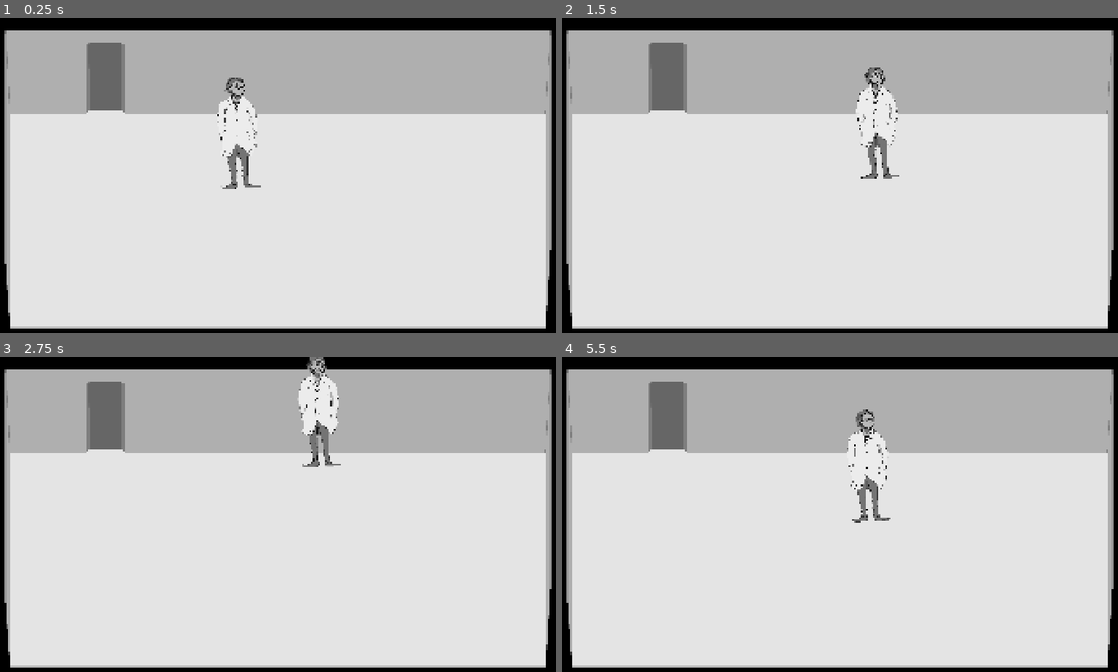
Above: before the commit, frames 1-4 (two rows, left to right).
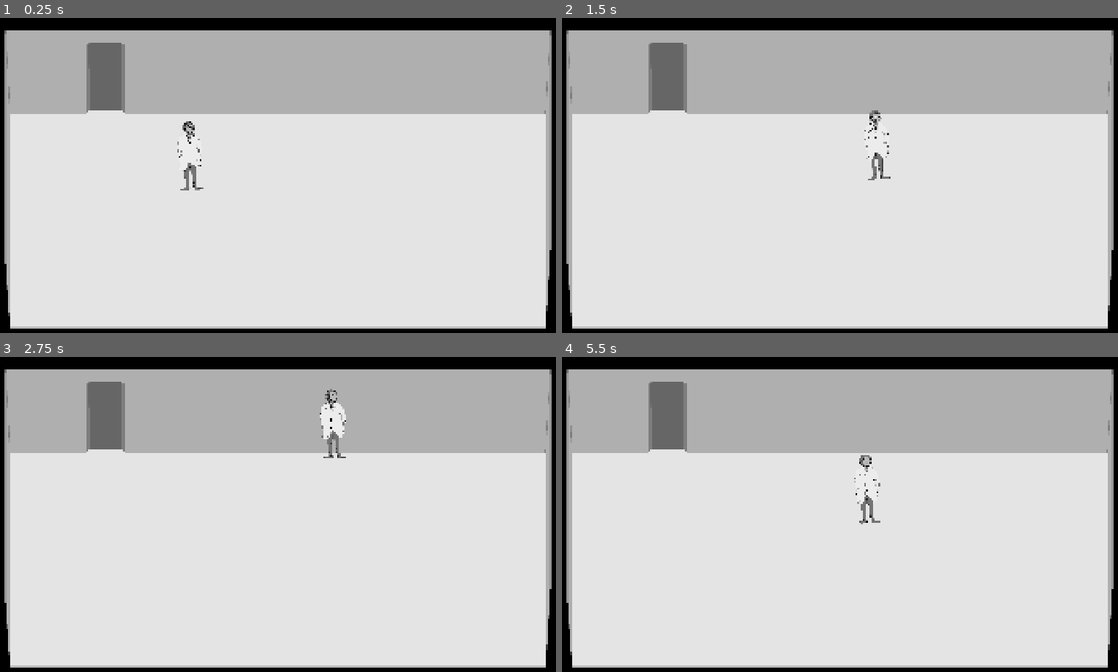
Above: after the commit, the same moments.

Repository: Kurdayy/The-Cure
Game: Godot game, scene res://Scenes/main_scene.tscn
The game is run twice, just before and just after one commit, with the same random seed, the same clock (stepped at 60 frames per second) and the same inputs.
Inputs (mouse positions are in pixels of both pictures, inside the frame that each line leads up to):
- Up to frame 1 (0.25 s): no input
- Up to frame 2 (1.5 s): tap Enter at 0.5 s; move the mouse to (967, 166) at 0.52 s; hold Right mouse button (move) 0.53-1.28 s; move the mouse to (723, 197) at 1.27 s; click (723, 197) at 1.35 s
- Up to frame 3 (2.75 s): right-click (161, 536) at 1.55 s; move the mouse to (333, 448) at 2.02 s; hold Right mouse button (move) from 2.03 s (still down)
- Up to frame 4 (5.5 s): move the mouse to (812, 586) at 2.77 s; release Right mouse button (move) at 2.78 s; right-click (812, 586) at 2.85 s; move the mouse to (1012, 571) at 3.52 s; hold Right mouse button (move) 3.53-4.28 s; click (1012, 571) at 3.6 s; move the mouse to (667, 470) at 4.27 s; right-click (667, 470) at 4.35 s; move the mouse to (867, 520) at 5.02 s; hold Right mouse button (move) from 5.03 s (still down)

The runs differ from the first frame. In frame 1, 1.1% of the frame differs, in the area x 31-47%, y 18-55%; in frame 2, 1.1%; in frame 3, 1.6%, in the area x 53-63%, y 0-35%; in frame 4, 1.1%.

Commit message:
new standard for room backgrounds
300px high walls
walls must be in shot to avoid sprite dissappearing

Diff:
--- a/Scenes/main_scene.tscn
+++ b/Scenes/main_scene.tscn
@@ -1,9 +1,11 @@
-[gd_scene load_steps=5 format=3 uid="uid://blwp2648a4fwc"]
+[gd_scene load_steps=7 format=3 uid="uid://blwp2648a4fwc"]
 
-[ext_resource type="PackedScene" uid="uid://cf1bivsj66gws" path="res://Scenes/room_lab.tscn" id="1_6l7je"]
-[ext_resource type="Script" uid="uid://buv72kqfwuu4e" path="res://Scenes/room_manager.gd" id="1_jv6wh"]
+[ext_resource type="PackedScene" uid="uid://cf1bivsj66gws" path="res://Scenes/rooms/room_lab.tscn" id="1_6l7je"]
+[ext_resource type="Script" uid="uid://buv72kqfwuu4e" path="res://Scripts/room_manager.gd" id="1_jv6wh"]
 [ext_resource type="PackedScene" uid="uid://cqvo88tdxlx2e" path="res://Scenes/player_character.tscn" id="2_jv6wh"]
-[ext_resource type="PackedScene" uid="uid://42eydgsaydvi" path="res://Scenes/room_hall.tscn" id="3_x6ack"]
+[ext_resource type="PackedScene" uid="uid://hdfv4uqe4353" path="res://Scenes/rooms/room_b_hall0.tscn" id="6_maf8m"]
+[ext_resource type="PackedScene" uid="uid://dc77jk1r7smmd" path="res://Scenes/rooms/room_b_hall1.tscn" id="7_huasi"]
+[ext_resource type="PackedScene" uid="uid://cthlmpw10bjwp" path="res://Scenes/rooms/room_b_mng.tscn" id="8_m1efj"]
 
 [node name="MainScene" type="Node2D"]
 
@@ -12,12 +14,19 @@
 current_room = NodePath("room_lab")
 
 [node name="room_lab" parent="RoomManager" instance=ExtResource("1_6l7je")]
+position = Vector2(-1920, 1080)
 
-[node name="room_hall" parent="RoomManager" instance=ExtResource("3_x6ack")]
+[node name="room_b_hall0" parent="RoomManager" instance=ExtResource("6_maf8m")]
+position = Vector2(-1920, -1080)
+
+[node name="room_b_hall1" parent="RoomManager" instance=ExtResource("7_huasi")]
 position = Vector2(0, -1080)
 
+[node name="room_b_mng" parent="RoomManager" instance=ExtResource("8_m1efj")]
+position = Vector2(-3840, -1080)
+
 [node name="player_character" parent="." instance=ExtResource("2_jv6wh")]
-position = Vector2(832, 560)
+position = Vector2(-1248, 1640)
 
 [node name="MainCamera" type="Camera2D" parent="."]
 anchor_mode = 0
--- a/Scenes/node_2d.gd
+++ /dev/null
@@ -1 +0,0 @@
-extends Node2D
--- a/Scenes/player_character.tscn
+++ b/Scenes/player_character.tscn
@@ -1,6 +1,6 @@
 [gd_scene load_steps=4 format=3 uid="uid://cqvo88tdxlx2e"]
 
-[ext_resource type="Script" uid="uid://8x102dugaoac" path="res://Scenes/player_character.gd" id="1_cmdk4"]
+[ext_resource type="Script" uid="uid://8x102dugaoac" path="res://Scripts/player_character.gd" id="1_cmdk4"]
 [ext_resource type="Texture2D" uid="uid://dmxlj40tgueml" path="res://Sprites/test_char_png.png" id="2_o0f8b"]
 
 [sub_resource type="CapsuleShape2D" id="CapsuleShape2D_y23vu"]
@@ -10,11 +10,11 @@
 [node name="player_character" type="CharacterBody2D"]
 scale = Vector2(0.435547, 0.435547)
 script = ExtResource("1_cmdk4")
-movement_speed = 500.0
+movement_speed = 800.0
 
 [node name="TestCharPng" type="Sprite2D" parent="."]
-position = Vector2(-238.78, -918.385)
-scale = Vector2(1.86547, 1.86547)
+position = Vector2(-146.942, -551.031)
+scale = Vector2(1.14798, 1.14798)
 texture = ExtResource("2_o0f8b")
 centered = false
 
--- a/Scenes/room_hall.tscn
+++ /dev/null
@@ -1,42 +0,0 @@
-[gd_scene load_steps=5 format=3 uid="uid://42eydgsaydvi"]
-
-[ext_resource type="Script" uid="uid://c1mx7iv3y3lcp" path="res://Scenes/room.gd" id="1_j3ohm"]
-[ext_resource type="Texture2D" uid="uid://bpdc1rsn1b5kt" path="res://Backgrounds/test_background_hall.png" id="1_y6013"]
-[ext_resource type="Script" uid="uid://durtuac7kceol" path="res://Scenes/room_transition.gd" id="2_j3ohm"]
-
-[sub_resource type="NavigationPolygon" id="NavigationPolygon_oq0nc"]
-vertices = PackedVector2Array(1426, 530, 1426, 498, 1590, 498, 1590, 530, 1910, 530, 1910, 990, 10, 990, 510, 530, 10, 530, 338, 530, 510, 498, 338, 498)
-polygons = Array[PackedInt32Array]([PackedInt32Array(0, 1, 2, 3), PackedInt32Array(3, 4, 5, 6), PackedInt32Array(0, 3, 6), PackedInt32Array(7, 0, 6), PackedInt32Array(6, 8, 9), PackedInt32Array(7, 6, 9, 10), PackedInt32Array(10, 9, 11)])
-outlines = Array[PackedVector2Array]([PackedVector2Array(0, 520, 0, 1000, 1920, 1000, 1920, 520, 1600, 520, 1600, 488, 1416, 488, 1416, 520, 520, 520, 520, 488, 328, 488, 328, 520)])
-
-[node name="room_lab" type="Node2D"]
-script = ExtResource("1_j3ohm")
-metadata/_custom_type_script = "uid://c1mx7iv3y3lcp"
-
-[node name="background" type="Sprite2D" parent="."]
-texture = ExtResource("1_y6013")
-centered = false
-
-[node name="room_nav" type="NavigationRegion2D" parent="."]
-navigation_polygon = SubResource("NavigationPolygon_oq0nc")
-
-[node name="transitions" type="Node2D" parent="."]
-
-[node name="t0" type="Area2D" parent="transitions"]
-position = Vector2(424, 560)
-script = ExtResource("2_j3ohm")
-
-[node name="transition_area" type="CollisionPolygon2D" parent="transitions/t0"]
-position = Vector2(-88, -96)
-polygon = PackedVector2Array(0, 0, 176, 0, 176, 32, 0, 32)
-
-[node name="t1" type="Area2D" parent="transitions"]
-position = Vector2(1504, 544)
-script = ExtResource("2_j3ohm")
-
-[node name="transition_area" type="CollisionPolygon2D" parent="transitions/t1"]
-position = Vector2(-80, -80)
-polygon = PackedVector2Array(0, 0, 176, 0, 176, 32, 0, 32)
-
-[connection signal="body_entered" from="transitions/t0" to="transitions/t0" method="_on_body_entered"]
-[connection signal="body_entered" from="transitions/t1" to="transitions/t1" method="_on_body_entered"]
--- /dev/null
+++ b/Scenes/rooms/room_a_hall0.tscn
@@ -0,0 +1,71 @@
+[gd_scene load_steps=5 format=3 uid="uid://08lhk2uvv4jx"]
+
+[ext_resource type="Script" uid="uid://c1mx7iv3y3lcp" path="res://Scripts/room.gd" id="1_wensy"]
+[ext_resource type="Texture2D" uid="uid://chpq21b6cgcf0" path="res://Backgrounds/bg_a_hall0.png" id="2_w3fhh"]
+[ext_resource type="Script" uid="uid://durtuac7kceol" path="res://Scripts/room_transition.gd" id="3_pkwl5"]
+
+[sub_resource type="NavigationPolygon" id="NavigationPolygon_oq0nc"]
+vertices = PackedVector2Array(1378, 506, 1378, 474, 1510, 474, 1510, 506, 1406, 838, 1910, 506, 1910, 838, 1406, 886, 1282, 886, 1282, 838, 662, 506, 98, 838, 98, 726, 10, 726, 10, 586, 98, 586, 522, 506, 98, 506, 662, 474, 522, 474)
+polygons = Array[PackedInt32Array]([PackedInt32Array(0, 1, 2, 3, 4), PackedInt32Array(3, 5, 6, 4), PackedInt32Array(4, 7, 8, 9, 0), PackedInt32Array(10, 0, 9, 11, 12), PackedInt32Array(12, 13, 14, 15), PackedInt32Array(10, 12, 15, 16), PackedInt32Array(15, 17, 16), PackedInt32Array(18, 10, 16, 19)])
+outlines = Array[PackedVector2Array]([PackedVector2Array(88, 496, 88, 576, 0, 576, 0, 736, 88, 736, 88, 848, 1272, 848, 1272, 896, 1416, 896, 1416, 848, 1920, 848, 1920, 496, 1520, 496, 1520, 464, 1368, 464, 1368, 496, 672, 496, 672, 464, 512, 464, 512, 496)])
+
+[node name="room_a_hall0" type="Node2D"]
+script = ExtResource("1_wensy")
+metadata/_custom_type_script = "uid://c1mx7iv3y3lcp"
+
+[node name="background" type="Sprite2D" parent="."]
+texture = ExtResource("2_w3fhh")
+centered = false
+
+[node name="room_nav" type="NavigationRegion2D" parent="."]
+navigation_polygon = SubResource("NavigationPolygon_oq0nc")
+
+[node name="transitions" type="Node2D" parent="."]
+
+[node name="t0" type="Area2D" parent="transitions"]
+position = Vector2(592, 536)
+script = ExtResource("3_pkwl5")
+
+[node name="transition_area" type="CollisionPolygon2D" parent="transitions/t0"]
+position = Vector2(-88, -96)
+polygon = PackedVector2Array(0, 0, 176, 0, 176, 32, 0, 32)
+
+[node name="t1" type="Area2D" parent="transitions"]
+position = Vector2(1440, 520)
+script = ExtResource("3_pkwl5")
+
+[node name="transition_area" type="CollisionPolygon2D" parent="transitions/t1"]
+position = Vector2(-80, -80)
+polygon = PackedVector2Array(0, 0, 168, 0, 168, 32, 0, 32)
+
+[node name="t2" type="Area2D" parent="transitions"]
+position = Vector2(96, 664)
+script = ExtResource("3_pkwl5")
+room_to = "room_a_mng"
+
+[node name="transition_area" type="CollisionPolygon2D" parent="transitions/t2"]
+position = Vector2(-72, 32)
+polygon = PackedVector2Array(-24, -112, 8, -112, 8, 32, -24, 32)
+
+[node name="t3" type="Area2D" parent="transitions"]
+position = Vector2(1816, 680)
+script = ExtResource("3_pkwl5")
+room_to = "room_a_hall1"
+
+[node name="transition_area" type="CollisionPolygon2D" parent="transitions/t3"]
+position = Vector2(96, 56)
+polygon = PackedVector2Array(-24, -240, 8, -240, 8, 112, -24, 112)
+
+[node name="t4" type="Area2D" parent="transitions"]
+position = Vector2(1344, 768)
+script = ExtResource("3_pkwl5")
+
+[node name="transition_area" type="CollisionPolygon2D" parent="transitions/t4"]
+position = Vector2(-72, 32)
+polygon = PackedVector2Array(-24, 72, 168, 72, 168, 96, -24, 96)
+
+[connection signal="body_entered" from="transitions/t0" to="transitions/t0" method="_on_body_entered"]
+[connection signal="body_entered" from="transitions/t1" to="transitions/t1" method="_on_body_entered"]
+[connection signal="body_entered" from="transitions/t2" to="transitions/t2" method="_on_body_entered"]
+[connection signal="body_entered" from="transitions/t3" to="transitions/t3" method="_on_body_entered"]
+[connection signal="body_entered" from="transitions/t4" to="transitions/t4" method="_on_body_entered"]
--- /dev/null
+++ b/Scenes/rooms/room_a_hall1.tscn
@@ -0,0 +1,44 @@
+[gd_scene load_steps=5 format=3 uid="uid://cisfwd6hmr8yf"]
+
+[ext_resource type="Script" uid="uid://c1mx7iv3y3lcp" path="res://Scripts/room.gd" id="1_wensy"]
+[ext_resource type="Texture2D" uid="uid://bqqr7lof4ytdq" path="res://Backgrounds/bg_a_hall1_alt.png" id="2_wensy"]
+[ext_resource type="Script" uid="uid://durtuac7kceol" path="res://Scripts/room_transition.gd" id="3_pkwl5"]
+
+[sub_resource type="NavigationPolygon" id="NavigationPolygon_oq0nc"]
+vertices = PackedVector2Array(1326, 506, 1662, 506, 1662, 562, 1710, 562, 1710, 790, 1662, 790, 1662, 838, 10, 838, 10, 506, 698, 506, 1326, 194, 698, 194)
+polygons = Array[PackedInt32Array]([PackedInt32Array(0, 1, 2), PackedInt32Array(2, 3, 4, 5), PackedInt32Array(5, 6, 7, 8, 9), PackedInt32Array(2, 5, 9, 0), PackedInt32Array(10, 0, 9, 11)])
+outlines = Array[PackedVector2Array]([PackedVector2Array(0, 496, 0, 848, 1672, 848, 1672, 800, 1720, 800, 1720, 552, 1672, 552, 1672, 496, 1336, 496, 1336, 184, 688, 184, 688, 496)])
+
+[node name="room_a_hall1" type="Node2D"]
+script = ExtResource("1_wensy")
+metadata/_custom_type_script = "uid://c1mx7iv3y3lcp"
+
+[node name="background" type="Sprite2D" parent="."]
+texture = ExtResource("2_wensy")
+centered = false
+
+[node name="room_nav" type="NavigationRegion2D" parent="."]
+navigation_polygon = SubResource("NavigationPolygon_oq0nc")
+
+[node name="transitions" type="Node2D" parent="."]
+
+[node name="t0" type="Area2D" parent="transitions"]
+position = Vector2(88, 672)
+script = ExtResource("3_pkwl5")
+room_to = "room_a_hall0"
+point_to_id = 3
+
+[node name="transition_area" type="CollisionPolygon2D" parent="transitions/t0"]
+position = Vector2(-88, -96)
+polygon = PackedVector2Array(0, -80, 24, -80, 24, 272, 0, 272)
+
+[node name="t1" type="Area2D" parent="transitions"]
+position = Vector2(1632, 680)
+script = ExtResource("3_pkwl5")
+
+[node name="transition_area" type="CollisionPolygon2D" parent="transitions/t1"]
+position = Vector2(-80, -80)
+polygon = PackedVector2Array(152, -48, 168, -48, 168, 200, 152, 200)
+
+[connection signal="body_entered" from="transitions/t0" to="transitions/t0" method="_on_body_entered"]
+[connection signal="body_entered" from="transitions/t1" to="transitions/t1" method="_on_body_entered"]
--- /dev/null
+++ b/Scenes/rooms/room_a_mng.tscn
@@ -0,0 +1,35 @@
+[gd_scene load_steps=5 format=3 uid="uid://bqd4n15y2hlj6"]
+
+[ext_resource type="Script" uid="uid://c1mx7iv3y3lcp" path="res://Scripts/room.gd" id="1_s3jsu"]
+[ext_resource type="Texture2D" uid="uid://d2jlr87ay7657" path="res://Backgrounds/bg_a_mng_alt.png" id="2_s3jsu"]
+[ext_resource type="Script" uid="uid://durtuac7kceol" path="res://Scripts/room_transition.gd" id="3_vytcw"]
+
+[sub_resource type="NavigationPolygon" id="NavigationPolygon_oq0nc"]
+vertices = PackedVector2Array(1374, 666, 1470, 666, 1470, 814, 1374, 814, 1374, 1014, 554, 1014, 554, 506, 1374, 506)
+polygons = Array[PackedInt32Array]([PackedInt32Array(0, 1, 2, 3), PackedInt32Array(3, 4, 5, 6), PackedInt32Array(0, 3, 6), PackedInt32Array(7, 0, 6)])
+outlines = Array[PackedVector2Array]([PackedVector2Array(544, 496, 544, 1024, 1384, 1024, 1384, 824, 1480, 824, 1480, 656, 1384, 656, 1384, 496)])
+
+[node name="room_a_mng" type="Node2D"]
+script = ExtResource("1_s3jsu")
+metadata/_custom_type_script = "uid://c1mx7iv3y3lcp"
+
+[node name="background" type="Sprite2D" parent="."]
+texture = ExtResource("2_s3jsu")
+centered = false
+
+[node name="room_nav" type="NavigationRegion2D" parent="."]
+navigation_polygon = SubResource("NavigationPolygon_oq0nc")
+
+[node name="transitions" type="Node2D" parent="."]
+
+[node name="t0" type="Area2D" parent="transitions"]
+position = Vector2(1400, 672)
+script = ExtResource("3_vytcw")
+room_to = "room_a_hall0"
+point_to_id = 2
+
+[node name="transition_area" type="CollisionPolygon2D" parent="transitions/t0"]
+position = Vector2(-88, -24)
+polygon = PackedVector2Array(136, 8, 168, 8, 168, 176, 136, 176)
+
+[connection signal="body_entered" from="transitions/t0" to="transitions/t0" method="_on_body_entered"]
--- /dev/null
+++ b/Scenes/rooms/room_b_hall0.tscn
@@ -0,0 +1,71 @@
+[gd_scene load_steps=5 format=3 uid="uid://hdfv4uqe4353"]
+
+[ext_resource type="Script" uid="uid://c1mx7iv3y3lcp" path="res://Scripts/room.gd" id="1_qyikc"]
+[ext_resource type="Texture2D" uid="uid://bs8umcl1h2337" path="res://Backgrounds/bg_b_hall0.png" id="2_p15v1"]
+[ext_resource type="Script" uid="uid://durtuac7kceol" path="res://Scripts/room_transition.gd" id="3_t7jnl"]
+
+[sub_resource type="NavigationPolygon" id="NavigationPolygon_oq0nc"]
+vertices = PackedVector2Array(1130, 877.922, 98, 885.922, 98, 806, 670, 626, 1450, 626, 1450, 602, 1526, 602, 1526, 626, 1910, 626, 1910, 878, 1198, 878, 1198, 910, 1130, 910, 10, 806, 10, 698, 98, 698, 602, 626, 98, 626, 670, 602, 602, 602)
+polygons = Array[PackedInt32Array]([PackedInt32Array(0, 1, 2, 3), PackedInt32Array(4, 5, 6, 7), PackedInt32Array(7, 8, 9, 10), PackedInt32Array(4, 7, 10), PackedInt32Array(3, 4, 10, 0), PackedInt32Array(10, 11, 12, 0), PackedInt32Array(2, 13, 14, 15), PackedInt32Array(3, 2, 15, 16), PackedInt32Array(15, 17, 16), PackedInt32Array(18, 3, 16, 19)])
+outlines = Array[PackedVector2Array]([PackedVector2Array(88, 616, 88, 688, 0, 688, 0, 816, 88, 816, 88, 896, 1120, 888, 1120, 920, 1208, 920, 1208, 888, 1920, 888, 1920, 616, 1536, 616, 1536, 592, 1440, 592, 1440, 616, 680, 616, 680, 592, 592, 592, 592, 616)])
+
+[node name="room_b_hall0" type="Node2D"]
+script = ExtResource("1_qyikc")
+metadata/_custom_type_script = "uid://c1mx7iv3y3lcp"
+
+[node name="background" type="Sprite2D" parent="."]
+texture = ExtResource("2_p15v1")
+centered = false
+
+[node name="room_nav" type="NavigationRegion2D" parent="."]
+navigation_polygon = SubResource("NavigationPolygon_oq0nc")
+
+[node name="transitions" type="Node2D" parent="."]
+
+[node name="t0" type="Area2D" parent="transitions"]
+position = Vector2(640, 664)
+script = ExtResource("3_t7jnl")
+
+[node name="transition_area" type="CollisionPolygon2D" parent="transitions/t0"]
+position = Vector2(-88, -96)
+polygon = PackedVector2Array(0, 0, 176, 0, 176, 32, 0, 32)
+
+[node name="t1" type="Area2D" parent="transitions"]
+position = Vector2(1488, 648)
+script = ExtResource("3_t7jnl")
+
+[node name="transition_area" type="CollisionPolygon2D" parent="transitions/t1"]
+position = Vector2(-80, -80)
+polygon = PackedVector2Array(0, 0, 168, 0, 168, 32, 0, 32)
+
+[node name="t2" type="Area2D" parent="transitions"]
+position = Vector2(96, 760)
+script = ExtResource("3_t7jnl")
+room_to = "room_b_mng"
+
+[node name="transition_area" type="CollisionPolygon2D" parent="transitions/t2"]
+position = Vector2(-72, 32)
+polygon = PackedVector2Array(-24, -112, 8, -112, 8, 32, -24, 32)
+
+[node name="t3" type="Area2D" parent="transitions"]
+position = Vector2(1816, 744)
+script = ExtResource("3_t7jnl")
+room_to = "room_b_hall1"
+
+[node name="transition_area" type="CollisionPolygon2D" parent="transitions/t3"]
+position = Vector2(96, 56)
+polygon = PackedVector2Array(-24, -240, 8, -240, 8, 112, -24, 112)
+
+[node name="t4" type="Area2D" parent="transitions"]
+position = Vector2(1168, 808)
+script = ExtResource("3_t7jnl")
+
+[node name="transition_area" type="CollisionPolygon2D" parent="transitions/t4"]
+position = Vector2(-72, 32)
+polygon = PackedVector2Array(-24, 72, 168, 72, 168, 96, -24, 96)
+
+[connection signal="body_entered" from="transitions/t0" to="transitions/t0" method="_on_body_entered"]
+[connection signal="body_entered" from="transitions/t1" to="transitions/t1" method="_on_body_entered"]
+[connection signal="body_entered" from="transitions/t2" to="transitions/t2" method="_on_body_entered"]
+[connection signal="body_entered" from="transitions/t3" to="transitions/t3" method="_on_body_entered"]
+[connection signal="body_entered" from="transitions/t4" to="transitions/t4" method="_on_body_entered"]
--- /dev/null
+++ b/Scenes/rooms/room_b_hall1.tscn
@@ -0,0 +1,44 @@
+[gd_scene load_steps=5 format=3 uid="uid://dc77jk1r7smmd"]
+
+[ext_resource type="Script" uid="uid://c1mx7iv3y3lcp" path="res://Scripts/room.gd" id="1_ext8b"]
+[ext_resource type="Texture2D" uid="uid://b8mdjmxxfxeep" path="res://Backgrounds/bg_b_hall1.png" id="2_rkbla"]
+[ext_resource type="Script" uid="uid://durtuac7kceol" path="res://Scripts/room_transition.gd" id="3_oo1m4"]
+
+[sub_resource type="NavigationPolygon" id="NavigationPolygon_oq0nc"]
+vertices = PackedVector2Array(870, 626, 1566, 626, 1566, 650, 1654, 650, 1654, 854, 1566, 854, 1566, 878, 10, 878, 10, 626, 626, 626, 870, 330, 626, 330)
+polygons = Array[PackedInt32Array]([PackedInt32Array(0, 1, 2), PackedInt32Array(2, 3, 4, 5), PackedInt32Array(5, 6, 7, 8, 9), PackedInt32Array(2, 5, 9, 0), PackedInt32Array(10, 0, 9, 11)])
+outlines = Array[PackedVector2Array]([PackedVector2Array(0, 616, 0, 888, 1576, 888, 1576, 864, 1664, 864, 1664, 640, 1576, 640, 1576, 616, 880, 616, 880, 320, 616, 320, 616, 616)])
+
+[node name="room_b_hall1" type="Node2D"]
+script = ExtResource("1_ext8b")
+metadata/_custom_type_script = "uid://c1mx7iv3y3lcp"
+
+[node name="background" type="Sprite2D" parent="."]
+texture = ExtResource("2_rkbla")
+centered = false
+
+[node name="room_nav" type="NavigationRegion2D" parent="."]
+navigation_polygon = SubResource("NavigationPolygon_oq0nc")
+
+[node name="transitions" type="Node2D" parent="."]
+
+[node name="t0" type="Area2D" parent="transitions"]
+position = Vector2(128, 752)
+script = ExtResource("3_oo1m4")
+room_to = "room_b_hall0"
+point_to_id = 3
+
+[node name="transition_area" type="CollisionPolygon2D" parent="transitions/t0"]
+position = Vector2(-88, -96)
+polygon = PackedVector2Array(-40, -40, -16, -40, -16, 232, -40, 232)
+
+[node name="t1" type="Area2D" parent="transitions"]
+position = Vector2(1536, 760)
+script = ExtResource("3_oo1m4")
+
+[node name="transition_area" type="CollisionPolygon2D" parent="transitions/t1"]
+position = Vector2(-80, -80)
+polygon = PackedVector2Array(192, -48, 224, -48, 224, 192, 192, 192)
+
+[connection signal="body_entered" from="transitions/t0" to="transitions/t0" method="_on_body_entered"]
+[connection signal="body_entered" from="transitions/t1" to="transitions/t1" method="_on_body_entered"]
--- /dev/null
+++ b/Scenes/rooms/room_b_mng.tscn
@@ -0,0 +1,35 @@
+[gd_scene load_steps=5 format=3 uid="uid://cthlmpw10bjwp"]
+
+[ext_resource type="Script" uid="uid://c1mx7iv3y3lcp" path="res://Scripts/room.gd" id="1_mf4d0"]
+[ext_resource type="Texture2D" uid="uid://c8y3j2nc4nbo7" path="res://Backgrounds/bg_b_mng.png" id="2_mf4d0"]
+[ext_resource type="Script" uid="uid://durtuac7kceol" path="res://Scripts/room_transition.gd" id="3_eri5c"]
+
+[sub_resource type="NavigationPolygon" id="NavigationPolygon_oq0nc"]
+vertices = PackedVector2Array(1174, 690, 1230, 690, 1230, 806, 1174, 806, 1174, 934, 746, 934, 746, 354, 1174, 354)
+polygons = Array[PackedInt32Array]([PackedInt32Array(0, 1, 2, 3), PackedInt32Array(3, 4, 5, 6), PackedInt32Array(0, 3, 6), PackedInt32Array(7, 0, 6)])
+outlines = Array[PackedVector2Array]([PackedVector2Array(736, 344, 736, 944, 1184, 944, 1184, 816, 1240, 816, 1240, 680, 1184, 680, 1184, 344)])
+
+[node name="room_b_mng" type="Node2D"]
+script = ExtResource("1_mf4d0")
+metadata/_custom_type_script = "uid://c1mx7iv3y3lcp"
+
+[node name="background" type="Sprite2D" parent="."]
+texture = ExtResource("2_mf4d0")
+centered = false
+
+[node name="room_nav" type="NavigationRegion2D" parent="."]
+navigation_polygon = SubResource("NavigationPolygon_oq0nc")
+
+[node name="transitions" type="Node2D" parent="."]
+
+[node name="t0" type="Area2D" parent="transitions"]
+position = Vector2(1200, 760)
+script = ExtResource("3_eri5c")
+room_to = "room_b_hall0"
+point_to_id = 2
+
+[node name="transition_area" type="CollisionPolygon2D" parent="transitions/t0"]
+position = Vector2(-56, -48)
+polygon = PackedVector2Array(88, -32, 112, -32, 112, 112, 88, 112)
+
+[connection signal="body_entered" from="transitions/t0" to="transitions/t0" method="_on_body_entered"]
--- a/Scenes/room_lab.tscn
+++ b/Scenes/rooms/room_lab.tscn
@@ -1,8 +1,8 @@
 [gd_scene load_steps=5 format=3 uid="uid://cf1bivsj66gws"]
 
-[ext_resource type="Script" uid="uid://c1mx7iv3y3lcp" path="res://Scenes/room.gd" id="1_oq0nc"]
+[ext_resource type="Script" uid="uid://c1mx7iv3y3lcp" path="res://Scripts/room.gd" id="1_oq0nc"]
 [ext_resource type="Texture2D" uid="uid://buo4co3asryqy" path="res://Backgrounds/test_background_001.png" id="1_wfm5n"]
-[ext_resource type="Script" uid="uid://durtuac7kceol" path="res://Scenes/room_transition.gd" id="2_wfm5n"]
+[ext_resource type="Script" uid="uid://durtuac7kceol" path="res://Scripts/room_transition.gd" id="2_wfm5n"]
 
 [sub_resource type="NavigationPolygon" id="NavigationPolygon_oq0nc"]
 vertices = PackedVector2Array(438, 322, 1830, 322, 1830, 1006, 90, 1006, 90, 322, 330, 322, 438, 290, 330, 290)
@@ -25,8 +25,8 @@
 [node name="t0" type="Area2D" parent="transitions"]
 position = Vector2(384, 336)
 script = ExtResource("2_wfm5n")
-room_to = "room_hall"
-point_to_id = 1
+room_to = "room_b_hall0"
+point_to_id = 4
 
 [node name="transition_area" type="CollisionPolygon2D" parent="transitions/t0"]
 position = Vector2(-56, -80)
--- a/Scenes/player_character.gd
+++ b/Scripts/player_character.gd
@@ -6,22 +6,22 @@
 @onready var nav_agent: NavigationAgent2D = $player_nav
 @onready var camera: Camera2D = get_tree().current_scene.get_node("MainCamera")
 
-func _ready():
-	nav_agent.path_desired_distance = 4.0
-	nav_agent.target_desired_distance = 4.0
+func _ready() -> void:
+	nav_agent.path_desired_distance = 6.0
+	nav_agent.target_desired_distance = 6.0
 
 	#delayed setup
 	move_target = position
 	actor_setup.call_deferred()
 
 
-func actor_setup():
+func actor_setup() -> void:
 	#wait for first physics frame for nav agent to fill
 	await get_tree().physics_frame
 	set_move_target(move_target)
 
 
-func set_move_target(pos: Vector2):
+func set_move_target(pos: Vector2)  -> void:
 	move_target = pos
 	nav_agent.target_position = pos
 
@@ -41,7 +41,7 @@
 
 
 
-func input_check():
+func input_check() -> void:
 	if Input.is_action_just_pressed("interact"):
 		print("interact at ", get_viewport().get_mouse_position())
 	elif Input.is_action_pressed("move"):
@@ -57,7 +57,7 @@
 
 
 
-func input_move(pos: Vector2):
+func input_move(pos: Vector2) -> void:
 	var nav_map = get_world_2d().navigation_map
 	var point = NavigationServer2D.map_get_closest_point(nav_map, pos)
 
Binary file added: Backgrounds/bg_a_hall0.png
Not shown, added: Backgrounds/bg_a_hall0.png.import
Binary file added: Backgrounds/bg_a_hall1.png
Not shown, added: Backgrounds/bg_a_hall1.png.import
Binary file added: Backgrounds/bg_a_hall1_alt.png
Not shown, added: Backgrounds/bg_a_hall1_alt.png.import
Binary file added: Backgrounds/bg_a_mng.png
Not shown, added: Backgrounds/bg_a_mng.png.import
Binary file added: Backgrounds/bg_a_mng_alt.png
Not shown, added: Backgrounds/bg_a_mng_alt.png.import
Binary file added: Backgrounds/bg_b_hall0.png
Not shown, added: Backgrounds/bg_b_hall0.png.import
(and 18 more such lines)
